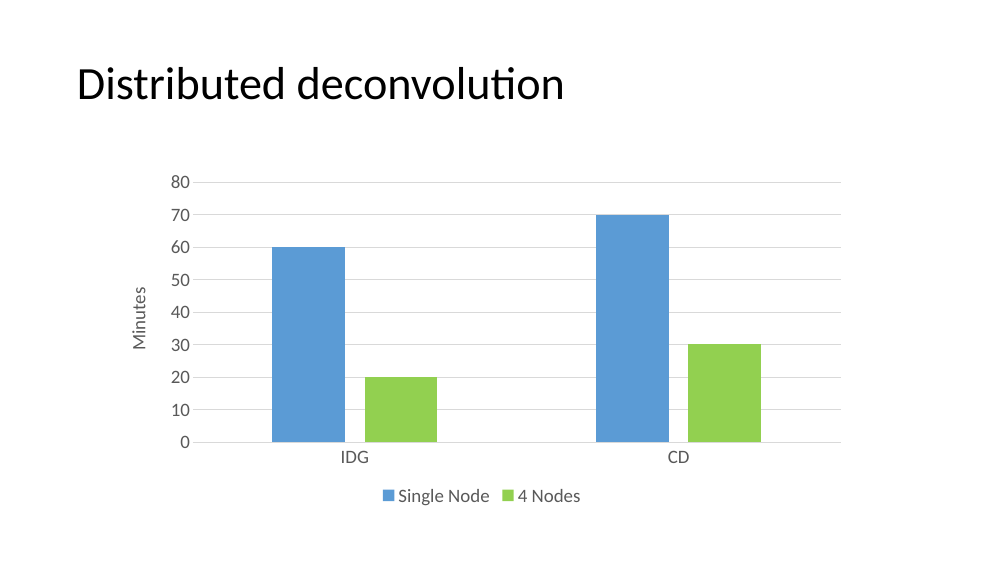
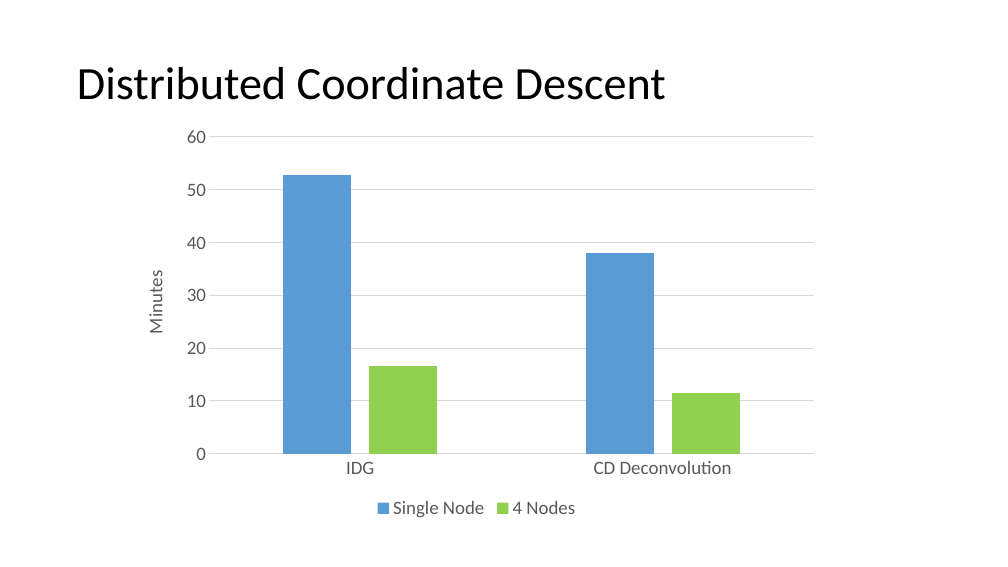
Before and after one commit to lord-blueberry/p9-doc, a slide deck: slide 11 of SKA-Days/pp.pptx (slide 12 before the commit). Drawn at 1008x567 pixels with LibreOffice and Linux fonts; fonts in the diff are those of the drawing. Boxes give left, top, right and bottom in pixels: in the first picture for what was removed or moved away, otherwise in the second. Text is boxed around its words. In the diff, an @@ line names an element or a change of style, - is before the commit and + after.

```diff
--- a/SKA-Days/pp.pptx
+++ b/SKA-Days/pp.pptx
@@ title at box(77, 67, 666, 100): text changed @@
-Distributed deconvolution
+Distributed Coordinate Descent
@@ column chart at box(125, 117, 828, 524) @@
-categories: IDG, CD
+categories: IDG, CD Deconvolution
-Single Node: 60, 70
+Single Node: 53, 38
-4 Nodes: 20, 30
+4 Nodes: 17, 12
@@ column chart: place and size @@
-column chart at box(108, 164, 855, 511)
+column chart at box(125, 117, 828, 524)
```
Also in this commit, not shown: 10 other slides changed, 5 slides added, 2 slides removed, 6 other files.
